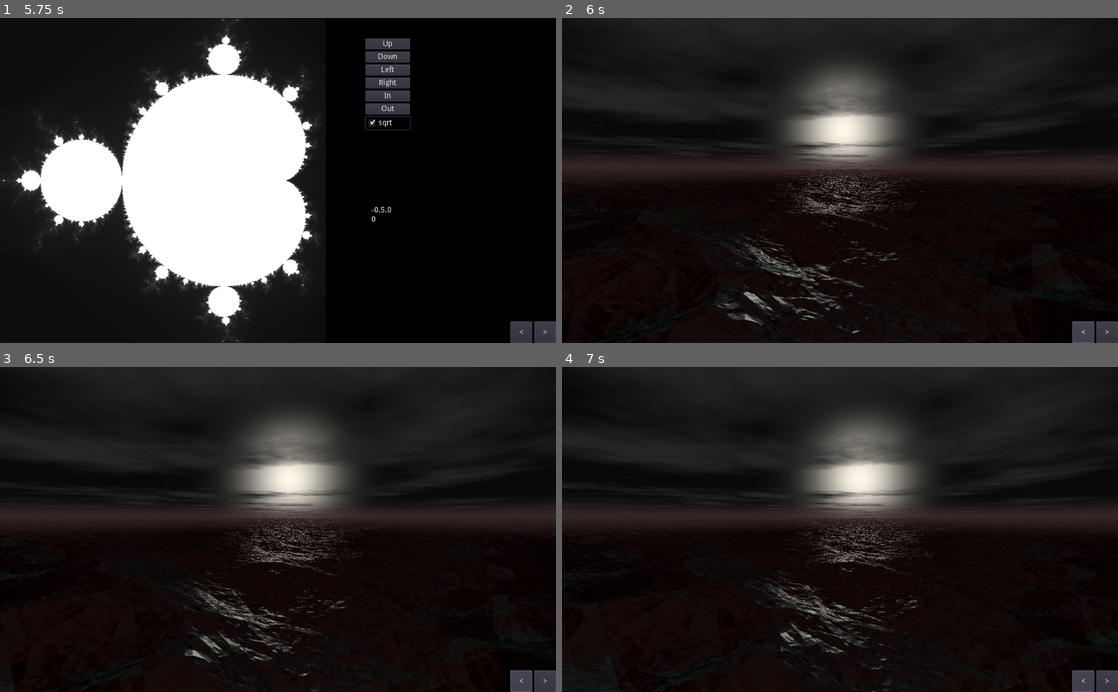
Above: before the commit, frames 1-4 (two rows, left to right).
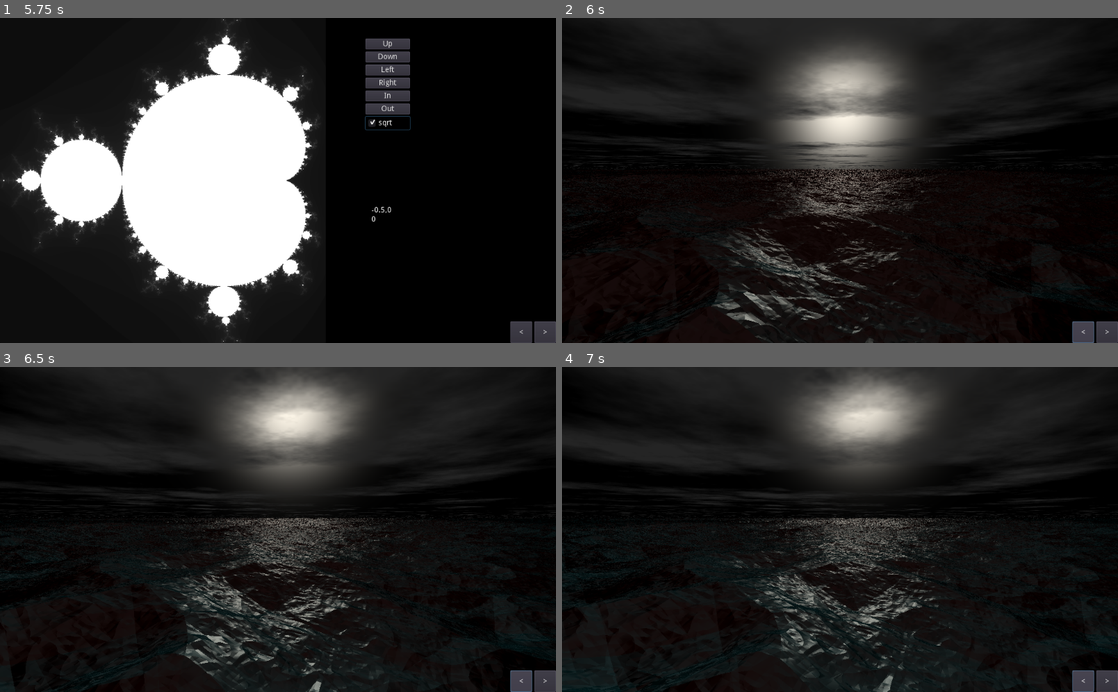
Above: after the commit, the same moments.

Repository: Castux/code-club
Game: Godot game, scene res://Root.tscn
The game is run twice, just before and just after one commit, with the same random seed, the same clock (stepped at 60 frames per second) and the same inputs.
Inputs:
- Up to frame 1 (5.75 s): click "Up" at 0.5 s; click "Down" at 1.25 s; click "Left" at 2 s; click "Right" at 2.75 s; click "In" at 3.5 s; click "Out" at 4.25 s; click "sqrt" at 5 s
- Up to frame 2 (6 s): click "<" at 5.75 s
- Up to frame 3 (6.5 s): no input
- Up to frame 4 (7 s): hold D from 6.53 s (still down)

Frame 1 is identical in both runs. In frame 2, 11% of the frame differs, in the area x 0-100%, y 6-100%; in frame 3, 19%; in frame 4, 20%, in the area x 0-100%, y 0-100%.

Commit message:
Added animator

Diff:
--- a/shadertoys/Waves/Waves.gd
+++ b/shadertoys/Waves/Waves.gd
@@ -2,8 +2,19 @@
 
 var time = 0.0
 
+export(float) var sunWidth;
+export(Color) var sunColor;
+export(Vector3) var sunDir;
+
+export(float) var fogWidth;
+export(Color) var fogColor;
+
+export(Color) var skyColor;
+
+
 func _ready():
 	updateRatio()
+	$AnimationPlayer.play("DayNight")
 
 func updateRatio():
 	var ratio = rect_size.x / rect_size.y
@@ -11,4 +22,13 @@
 
 func _process(delta):
 	time += delta
+
+	material.set_shader_param("sunWidth", sunWidth)
+	material.set_shader_param("sunColor", sunColor)
+	material.set_shader_param("sunDir", sunDir)
+	material.set_shader_param("fogWidth", fogWidth)
+	material.set_shader_param("fogColor", fogColor)
+	material.set_shader_param("sunWidth", sunWidth)
+	material.set_shader_param("skyColor", skyColor)
+
 	material.set_shader_param("time", time)
--- a/shadertoys/Waves/Waves.shader
+++ b/shadertoys/Waves/Waves.shader
@@ -138,8 +138,8 @@
 	{
 		vec3 pos = start + ray * dist;
 
-		// Too high to hit anything
-		if(pos.y > 100.0 || ray.y > 0.0)
+		// Looking up!
+		if(ray.y > 0.0)
 			break;
 
 		float d = pos.y - water(pos.xz);
--- a/shadertoys/Waves/Waves.tscn
+++ b/shadertoys/Waves/Waves.tscn
@@ -20,6 +20,83 @@
 shader_param/waterColor = Color( 0.0186157, 0.220939, 0.238281, 1 )
 shader_param/cloudColor = Color( 0.145098, 0.145098, 0.145098, 1 )
 
+[sub_resource type="Animation" id=2]
+resource_name = "DayNight"
+length = 2.0
+loop = true
+tracks/0/type = "value"
+tracks/0/path = NodePath(".:sunColor")
+tracks/0/interp = 1
+tracks/0/loop_wrap = true
+tracks/0/imported = false
+tracks/0/enabled = true
+tracks/0/keys = {
+"times": PoolRealArray( -0.1 ),
+"transitions": PoolRealArray( 1 ),
+"update": 0,
+"values": [ Color( 1, 0.972549, 0.917647, 1 ) ]
+}
+tracks/1/type = "value"
+tracks/1/path = NodePath(".:sunDir")
+tracks/1/interp = 1
+tracks/1/loop_wrap = true
+tracks/1/imported = false
+tracks/1/enabled = true
+tracks/1/keys = {
+"times": PoolRealArray( 0, 1, 1.9 ),
+"transitions": PoolRealArray( 1, 1, 1 ),
+"update": 0,
+"values": [ Vector3( 0, 0.15, 1 ), Vector3( 0, 0.55, 1 ), Vector3( 0, 0.15, 1 ) ]
+}
+tracks/2/type = "value"
+tracks/2/path = NodePath(".:sunWidth")
+tracks/2/interp = 1
+tracks/2/loop_wrap = true
+tracks/2/imported = false
+tracks/2/enabled = true
+tracks/2/keys = {
+"times": PoolRealArray( 0 ),
+"transitions": PoolRealArray( 1 ),
+"update": 0,
+"values": [ 20.0 ]
+}
+tracks/3/type = "value"
+tracks/3/path = NodePath(".:fogWidth")
+tracks/3/interp = 1
+tracks/3/loop_wrap = true
+tracks/3/imported = false
+tracks/3/enabled = true
+tracks/3/keys = {
+"times": PoolRealArray( 0 ),
+"transitions": PoolRealArray( 1 ),
+"update": 0,
+"values": [ 0.0 ]
+}
+tracks/4/type = "value"
+tracks/4/path = NodePath(".:fogColor")
+tracks/4/interp = 1
+tracks/4/loop_wrap = true
+tracks/4/imported = false
+tracks/4/enabled = true
+tracks/4/keys = {
+"times": PoolRealArray( -0.1 ),
+"transitions": PoolRealArray( 1 ),
+"update": 0,
+"values": [ Color( 0, 0, 0, 1 ) ]
+}
+tracks/5/type = "value"
+tracks/5/path = NodePath(".:skyColor")
+tracks/5/interp = 1
+tracks/5/loop_wrap = true
+tracks/5/imported = false
+tracks/5/enabled = true
+tracks/5/keys = {
+"times": PoolRealArray( -0.1 ),
+"transitions": PoolRealArray( 1 ),
+"update": 0,
+"values": [ Color( 0, 0, 0, 1 ) ]
+}
+
 [node name="Canvas" type="ColorRect"]
 material = SubResource( 1 )
 anchor_right = 1.0
@@ -29,4 +106,7 @@
 "_edit_lock_": true
 }
 
+[node name="AnimationPlayer" type="AnimationPlayer" parent="."]
+anims/DayNight = SubResource( 2 )
+
 [connection signal="item_rect_changed" from="." to="." method="updateRatio"]
Not shown: 1 places in shadertoys/Waves/Waves.tscn that only renumber resources
